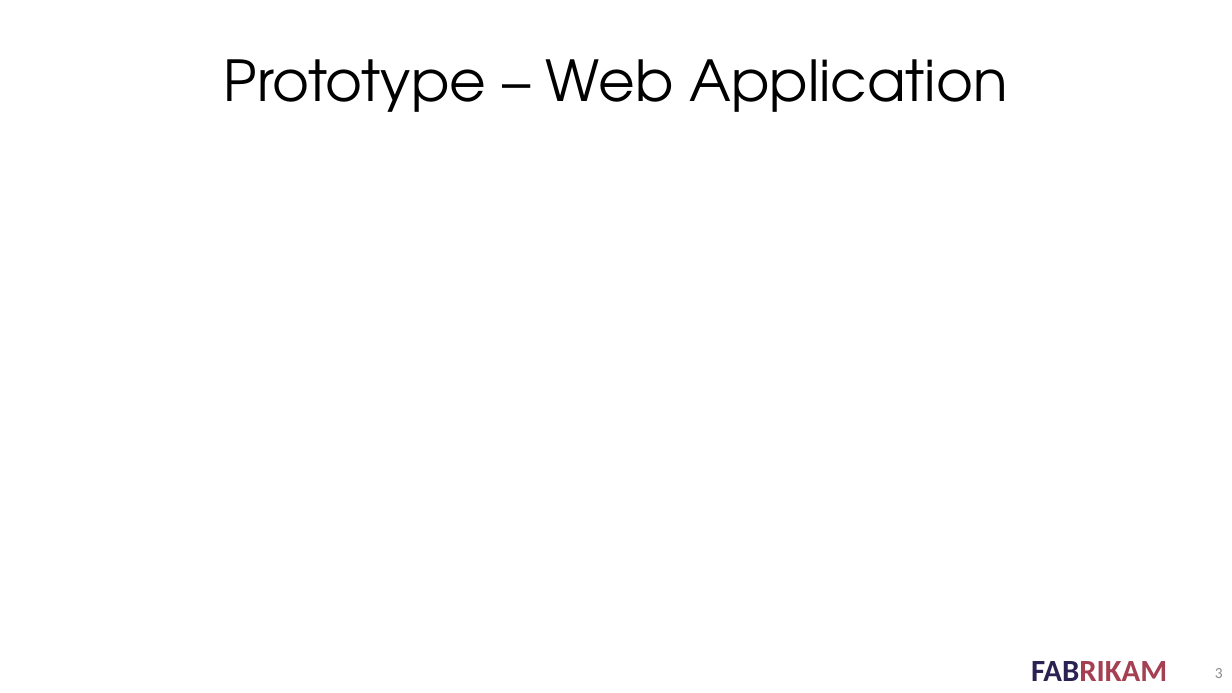
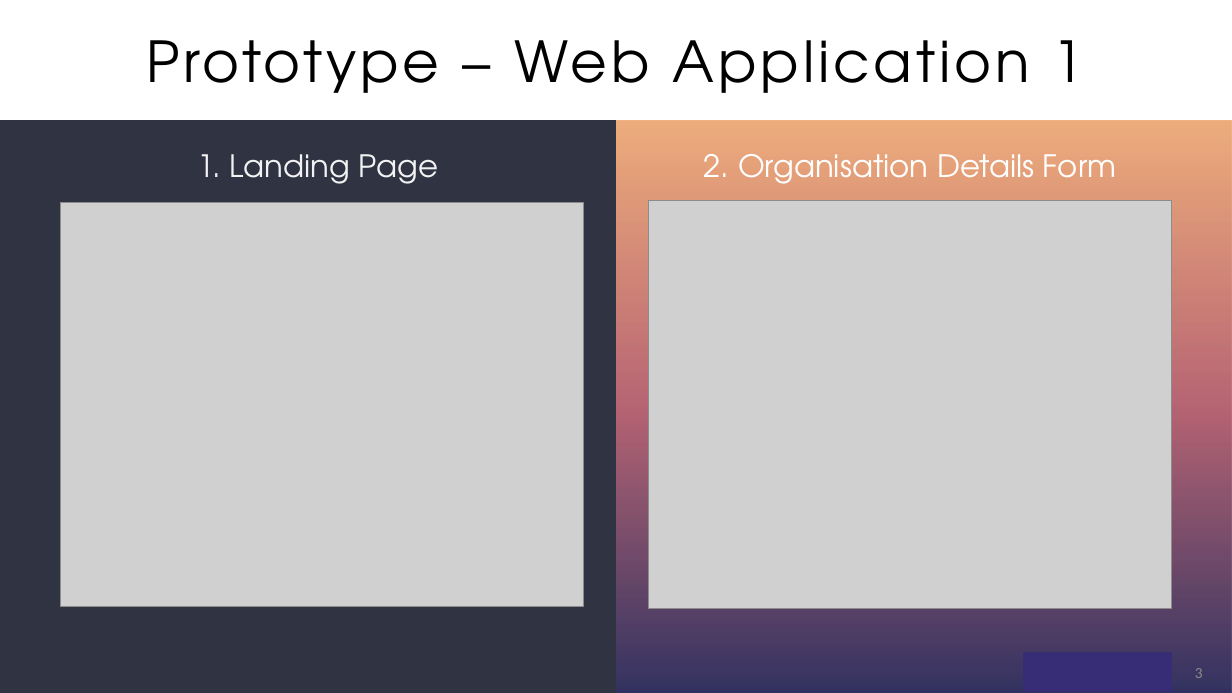
Before and after one commit to Pathfinder-Team/Computing-Project-2019---PathFinder, a slide deck: slide 3 of Documents/Technical Proposal - Due 21-10-19/PathFinder_presentation.pptx. Drawn at 1232x693 pixels with LibreOffice and Linux fonts; fonts in the diff are those of the drawing; grey boxes stand for pictures. Boxes give left, top, right and bottom in pixels: in the first picture for what was removed or moved away, otherwise in the second. Text is boxed around its words. In the diff, an @@ line names an element or a change of style, - is before the commit and + after.

Commit message:
update

```diff
--- a/Documents/Technical Proposal - Due 21-10-19/PathFinder_presentation.pptx
+++ b/Documents/Technical Proposal - Due 21-10-19/PathFinder_presentation.pptx
@@ title at [146,40,1084,93]: text changed @@
-Prototype – Web Application
+Prototype – Web Application 1
@@ rectangle added at [0,120,616,693], fill #2F3342 @@
@@ rectangle added at [615,120,1232,693], fill gradient #01023B to #A53F52 to #EA9A5C @@
@@ text added at [197,154,439,184], 24 pt, text #F2F2F2 @@
+1. Landing Page
@@ text added at [704,154,1116,184], 24 pt, text #FFFFFF @@
+2. Organisation Details Form
@@ picture added at [60,202,584,606] @@
@@ picture added at [649,201,1173,608] @@
@@ rectangle added at [1023,653,1172,692], fill #372C76 @@
@@ page number: place and size @@
-page number at [1215,668,1223,678]
+page number at [1195,668,1203,678]
```
Also in this commit, not shown: 2 other slides changed, 1 slide added.
